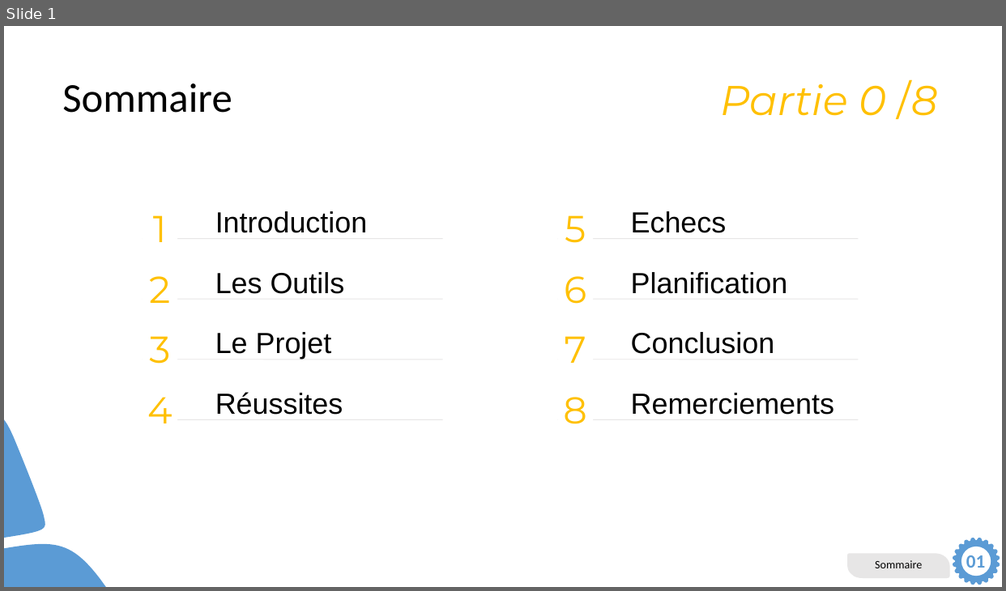
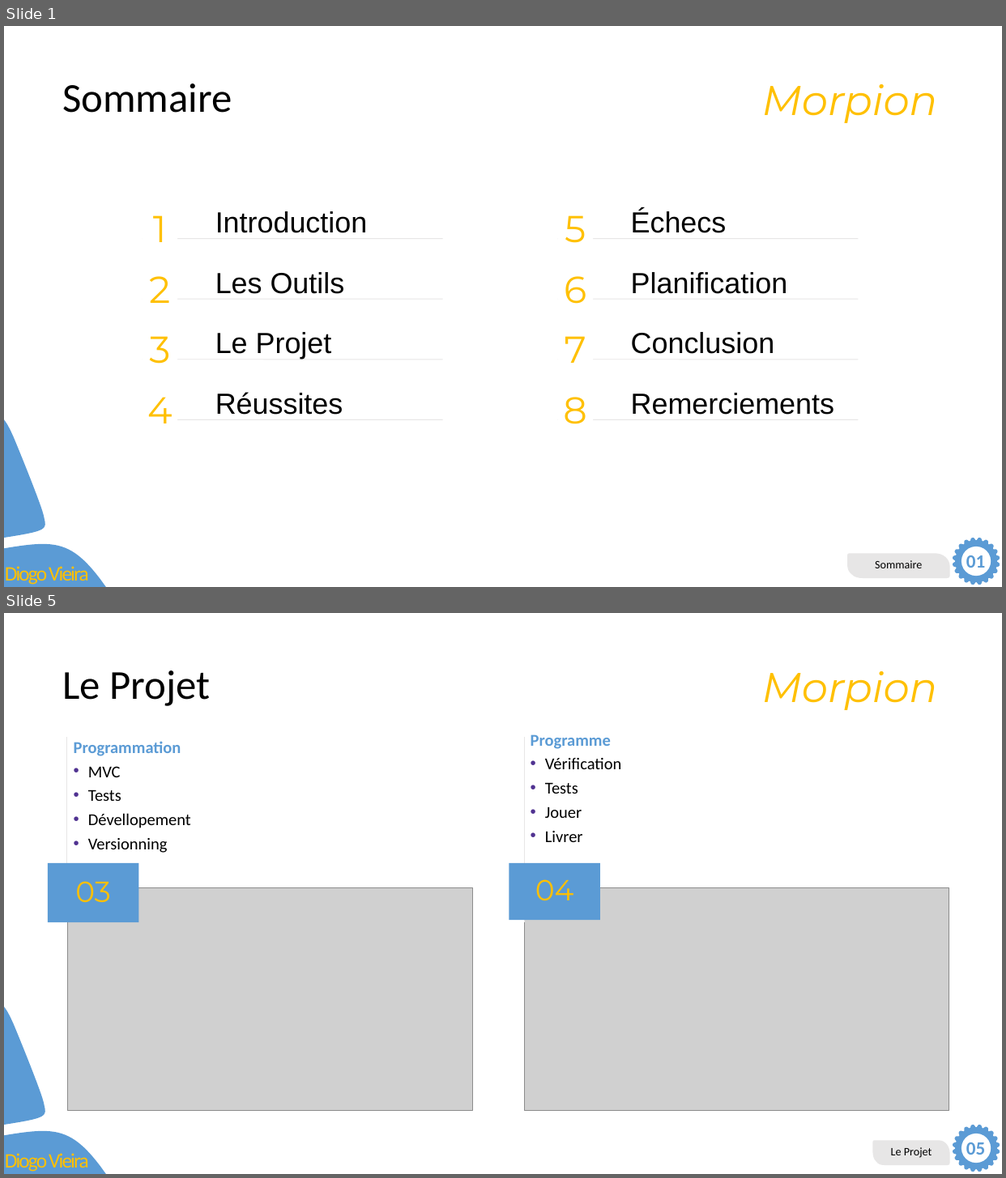
Before and after one commit to DiogoVieiraFerreira/Morpion_Pre-TPI, a slide deck: Dev/Présentation.pptm. Shown one above the other, each under a label of ours: slide 1 before the commit, slides 1 and 5 after it; the slides between them are not shown. The pictures are 1006x591 and 1006x1178 pixels, drawn with LibreOffice and Linux fonts; fonts in the diff are those of the drawing; grey boxes stand for pictures. Boxes give left, top, right and bottom in pixels: in the first picture for what was removed or moved away, otherwise in the second. Text is boxed around its words. In the diff, an @@ line names an element or a change of style, - is before the commit and + after.

```diff
--- a/Dev/Présentation.pptm
+++ b/Dev/Présentation.pptm
@@ slide 5 added at box(4, 613, 1002, 1174), background #FFFFFF; not listed: 5 template elements that a slide beside it also shows @@
@@ title added at box(62, 671, 210, 706), 39.6 pt, text #000000 @@
+Le Projet
@@ text added at box(762, 671, 938, 710), 40 pt, text #FFC000, italic @@
+Morpion
@@ line added from (67, 923) to (67, 737), #E7E6E6 0.75 pt @@
@@ text added at box(74, 741, 191, 853), 16 pt, text #000000 @@
+Programmation
+  • MVC
+  • Tests
+  • Dévellopement
+  • Versionning
@@ line added from (524, 923) to (524, 737), #E7E6E6 0.75 pt @@
@@ text added at box(530, 735, 621, 842), 16 pt, text #000000 @@
+Programme
+  • Vérification
+  • Tests
+  • Jouer
+  • Livrer
@@ text added at box(48, 863, 138, 922), fill #5B9BD5, 28 pt, text #FFC000 @@
+03
@@ text added at box(509, 863, 601, 920), fill #5B9BD5, 28 pt, text #FFC000 @@
+04
@@ picture added at box(68, 888, 473, 1111) @@
@@ picture added at box(524, 888, 948, 1111) @@
@@ freeform shape added at box(873, 1141, 950, 1165), fill #E7E6E6, 11 pt, text #000000 @@
+Le Projet
@@ text added at box(966, 1143, 985, 1161), 18 pt, text #5B9BD5, bold @@
+05
@@ slide 1 changed as well @@
@@ text at box(762, 84, 938, 123): text changed @@
-Partie 0 /8
+Morpion
@@ text at box(631, 210, 727, 233): text changed @@
-Echecs
+Échecs
@@ text added at box(5, 565, 89, 585), 19.8 pt, text #FFC000 @@
+Diogo Vieira
```
Also in this commit, not shown: 4 other slides changed, 1 other slide added, 1 slide removed.
